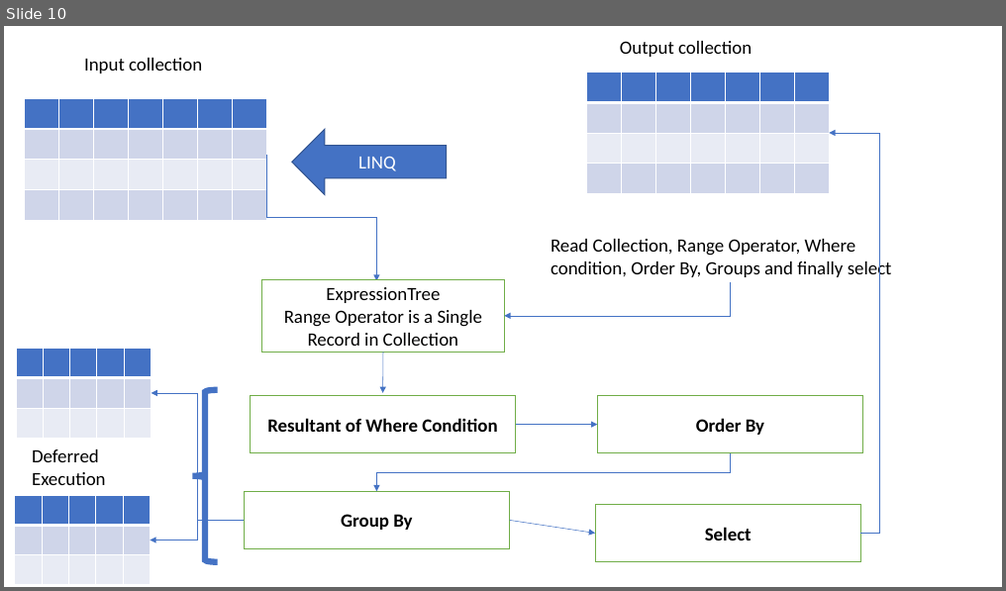
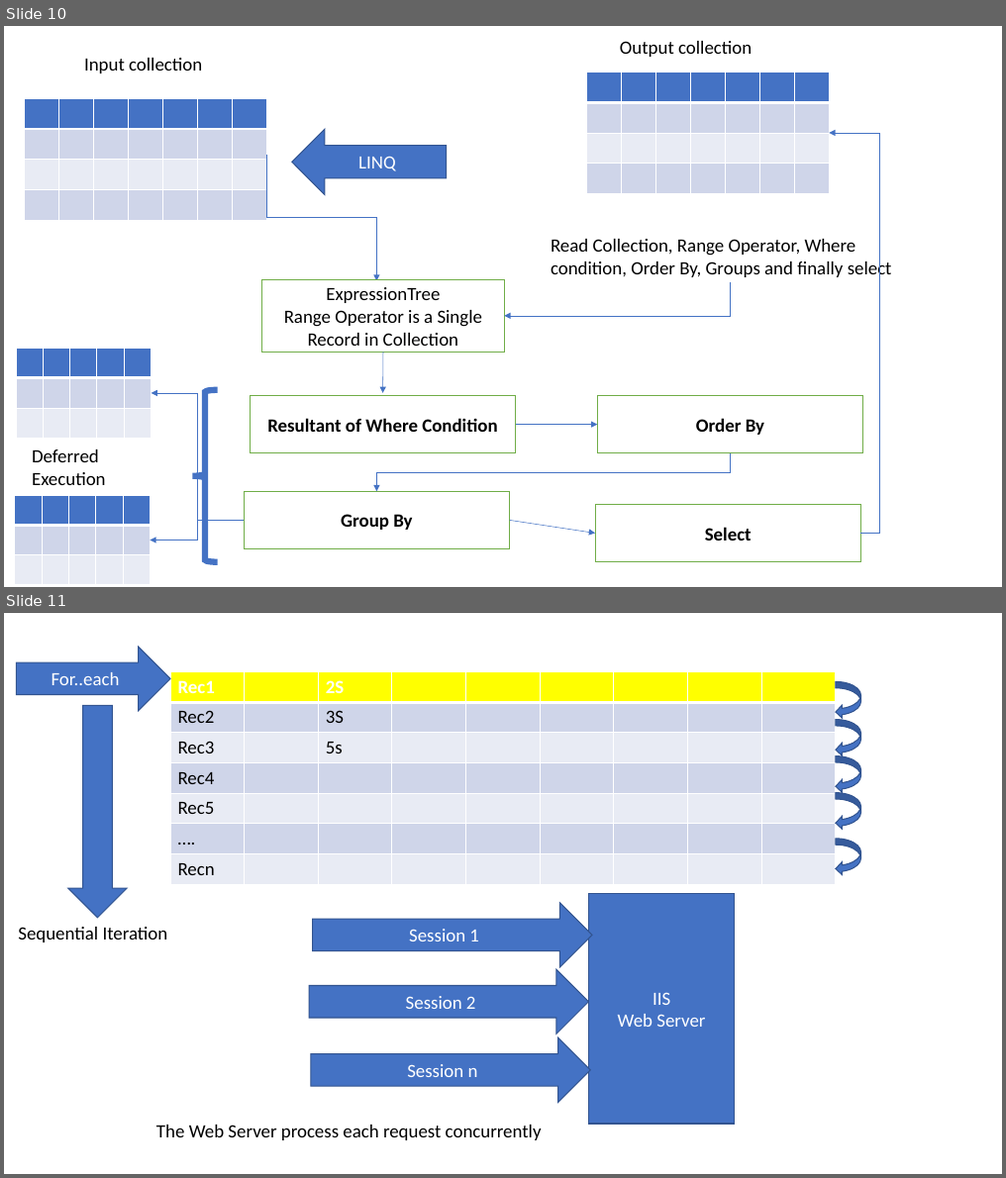
Before and after one commit to maheshsabnis/SimSept2002, a slide deck: Training_Images.pptx. Shown one above the other, each under a label of ours: slide 10 before the commit, slides 10 and 11 after it. The pictures are 1006x591 and 1006x1178 pixels, drawn with LibreOffice and Linux fonts; fonts in the diff are those of the drawing. Boxes give left, top, right and bottom in pixels: in the first picture for what was removed or moved away, otherwise in the second. Text is boxed around its words. In the diff, an @@ line names an element or a change of style, - is before the commit and + after.

```diff
--- a/Training_Images.pptx
+++ b/Training_Images.pptx
@@ slide 11 added at <box>4,613,1002,1174</box>, background #FFFFFF @@
@@ right arrow added at <box>16,647,170,711</box>, fill #4472C4, outline #325491 1 pt, 18 pt, text #FFFFFF @@
+For..each
@@ table added at <box>170,672,838,884</box>, 7 rows, 9 columns @@
+Rec1 |  | 2S |  |  |  |  |  | 
+Rec2 |  | 3S |  |  |  |  |  | 
+Rec3 |  | 5s |  |  |  |  |  | 
+Rec4 |  |  |  |  |  |  |  | 
+Rec5 |  |  |  |  |  |  |  | 
+…. |  |  |  |  |  |  |  | 
+Recn |  |  |  |  |  |  |  | 
@@ curved left arrow added at <box>836,682,861,719</box>, fill #4472C4, outline #325491 1 pt @@
@@ down arrow added at <box>68,705,128,918</box>, fill #4472C4, outline #325491 1 pt @@
@@ curved left arrow added at <box>836,719,861,756</box>, fill #4472C4, outline #325491 1 pt @@
@@ curved left arrow added at <box>836,756,861,792</box>, fill #4472C4, outline #325491 1 pt @@
@@ curved left arrow added at <box>836,792,861,830</box>, fill #4472C4, outline #325491 1 pt @@
@@ curved left arrow added at <box>836,839,861,875</box>, fill #4472C4, outline #325491 1 pt @@
@@ right arrow added at <box>313,903,592,967</box>, fill #4472C4, outline #325491 1 pt, 18 pt, text #FFFFFF @@
+Session 1
@@ rectangle added at <box>589,894,735,1124</box>, fill #4472C4, outline #325491 1 pt, 18 pt, text #FFFFFF @@
+IIS
+Web Server
@@ text added at <box>18,927,168,943</box>, 18 pt, text #000000 @@
+Sequential Iteration
@@ right arrow added at <box>310,970,589,1035</box>, fill #4472C4, outline #325491 1 pt, 18 pt, text #FFFFFF @@
+Session 2
@@ right arrow added at <box>311,1039,590,1103</box>, fill #4472C4, outline #325491 1 pt, 18 pt, text #FFFFFF @@
+Session n
@@ text added at <box>156,1125,542,1141</box>, 18 pt, text #000000 @@
+The Web Server process each request concurrently
```
Also in this commit, not shown: 24 other files.
